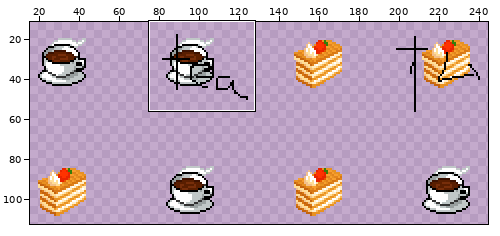
Two states of a sprite sheet, res/drawable-hdpi/food.png. The first picture is a wide view before the edit; the outline marks the close-up.
Close-up. Before the edit:
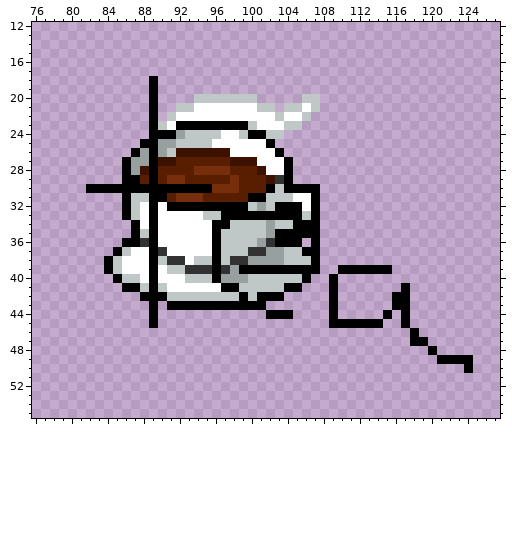
The file is 256x256 pixels. Shown: x 76..127, y 12..55. The wide view leaves out empty margins. The commit also changed other parts of the picture, which this record leaves out.
The same view after the edit:
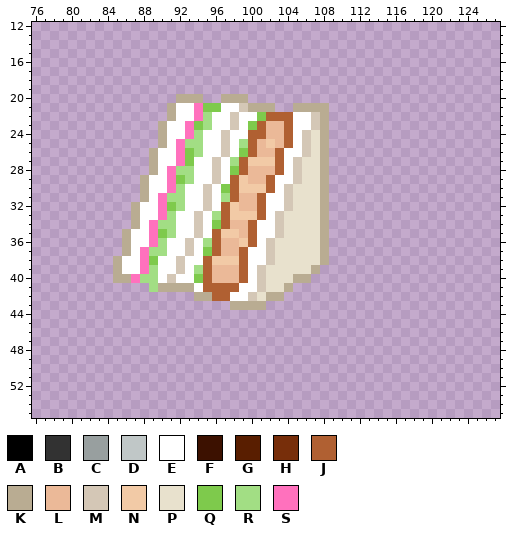
Palette (. is transparent): A #000000  B #323232  C #989f9f  D #c0c7c7  E #ffffff  F #3c1100  G #591e00  H #772e0a  J #b06032  K #b9ac92  L #ebb998  M #d4c7b6  N #f2caa6  P #e8e1cd  Q #7eca4c  R #a2de84  S #ff71bd
What changed:
Changed rows in their new state; - is an unchanged pixel.
first column x 82:
18 -------.-----------------------------------
19 -------.-----------------------------------
20 -------.--KKK..KKK.-----..-----------------
21 -------.-KEESQQ--MKKK-.KKKK----------------
22 -------.-K--SR--M--QJJJ-EMK----------------
23 -------.K-ESQREEMEQJLLJEEMK----------------
24 -------.KEESREEM-EJJLLJEMPK----------------
25 ------..KESRRE-M-RJLNLJEMPK----------------
26 -----..KEESQREEM-QJLLJEEMPK----------------
27 ----...KEESQEEMERJNNNJEMPPK----------------
28 ----...KESRREEMEQJLLLJEMPPK----------------
29 ----..KEESQREEMEJNLLJEEMPPK----------------
30 ......KEESREEMEQJNNNJEMPPPK----------------
31 ----..KESRREEMERJLLJEEMPPPK----------------
32 ----.K-ESQREEMEJNLLJEEMPPPK----------------
33 ----.K-ESR--MERJNNNJEMPPPPK----------------
34 -----K-SRR--M-QJLLJEEMPPPPK----------------
35 ----KEESQR--M-JNNLJEEMPPPPK----------------
36 ----KEESR--M-RJLLNJEMPPPPPK----------------
37 ---.K-SRR--M-QJLLJEEMPPPPPK----------------
38 --.K--SQEEM-EJNNNJEEMPPPPPK----------------
39 --.K--SR-EMERJLLLJEMPPPPPK--......---------
40 ---KKSRR-M-EQJLLLJEMPPPKK--.---------------
41 ----...RKKKK-JJJJEEMPPK.---.-------.-------
42 ------......KKJJEEMPKK-----.------..-------
43 -------.-.......KKKK-------.------..-------
44 -------.------------...----.-----.-.-------
45 -------.-------------------......--.-------
46 ------------------------------------.------
47 ------------------------------------..-----
48 --------------------------------------.----
49 ---------------------------------------....
50 ------------------------------------------.
